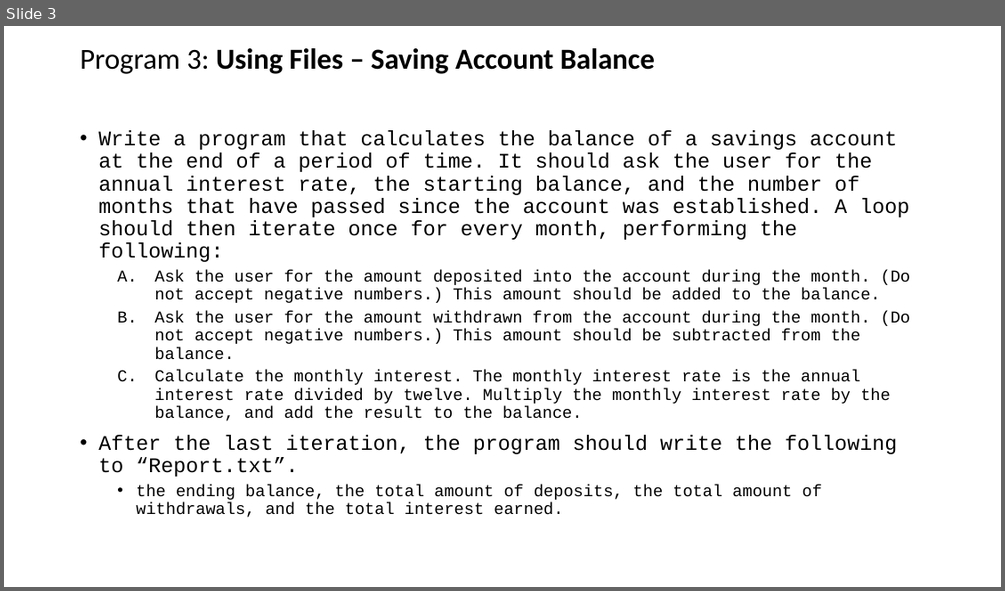
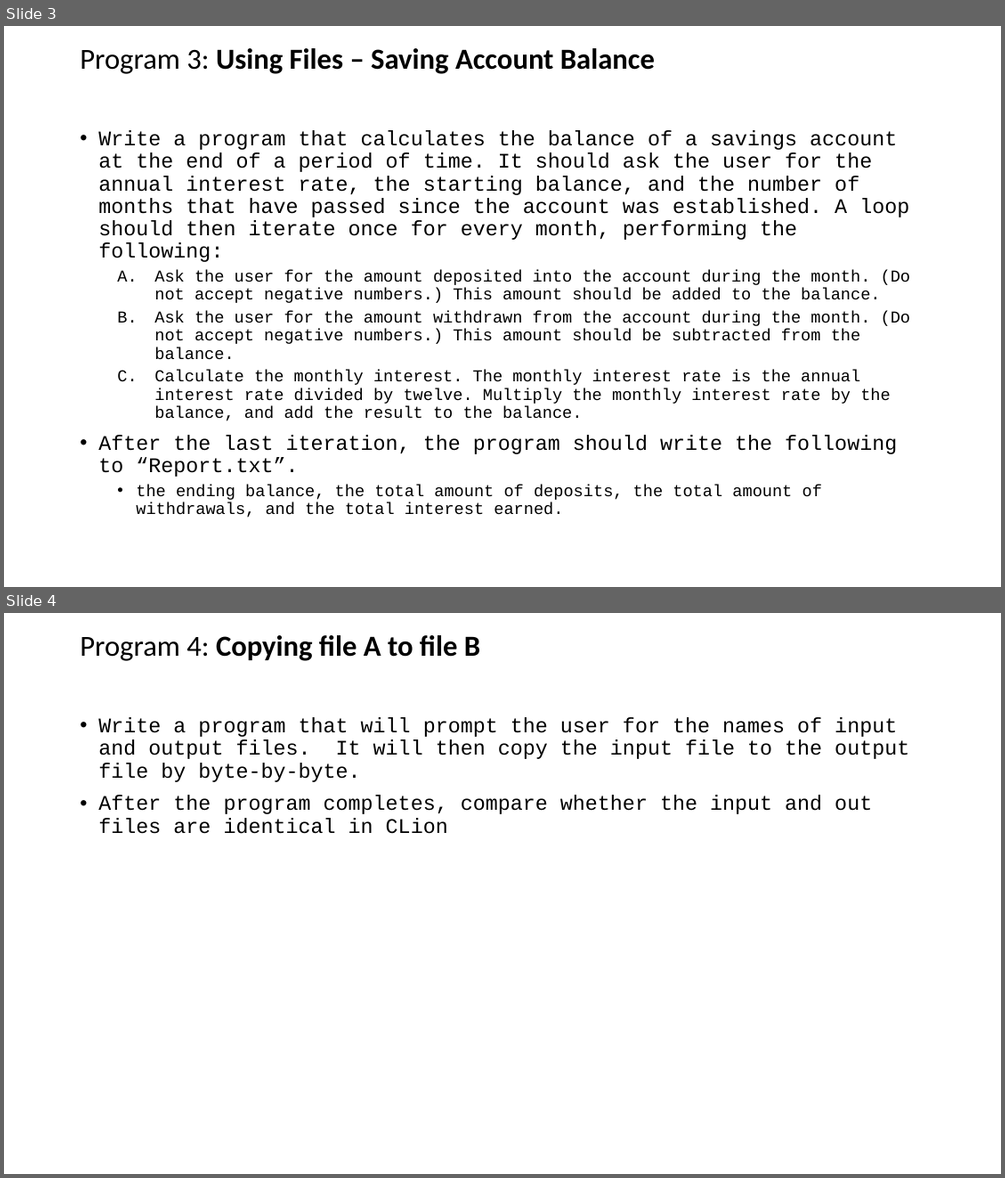
Before and after one commit to gangryunguh/cop3014-lab05-files, a slide deck: lab05-files.pptx. Shown one above the other, each under a label of ours: slide 3 before the commit, slides 3 and 4 after it. The pictures are 1005x591 and 1005x1178 pixels, drawn with LibreOffice and Linux fonts; fonts in the diff are those of the drawing. Boxes give left, top, right and bottom in pixels: in the first picture for what was removed or moved away, otherwise in the second. Text is boxed around its words. In the diff, an @@ line names an element or a change of style, - is before the commit and + after.

Commit message:
lab05 file exercises - file copy exercise solution

```diff
--- a/lab05-files.pptx
+++ b/lab05-files.pptx
@@ slide 4 added at bbox=[4, 613, 1001, 1174], background #FFFFFF @@
@@ text added at bbox=[80, 635, 909, 834], 20 pt, text #000000 @@
+Program 4: Copying file A to file B
+• Write a program that will prompt the user for the names of input and output files. It will then copy the input file to the output file by byte-by-byte.
+• After the program completes, compare whether the input and out files are identical in CLion
```
Also in this commit, not shown: 1 other file.
